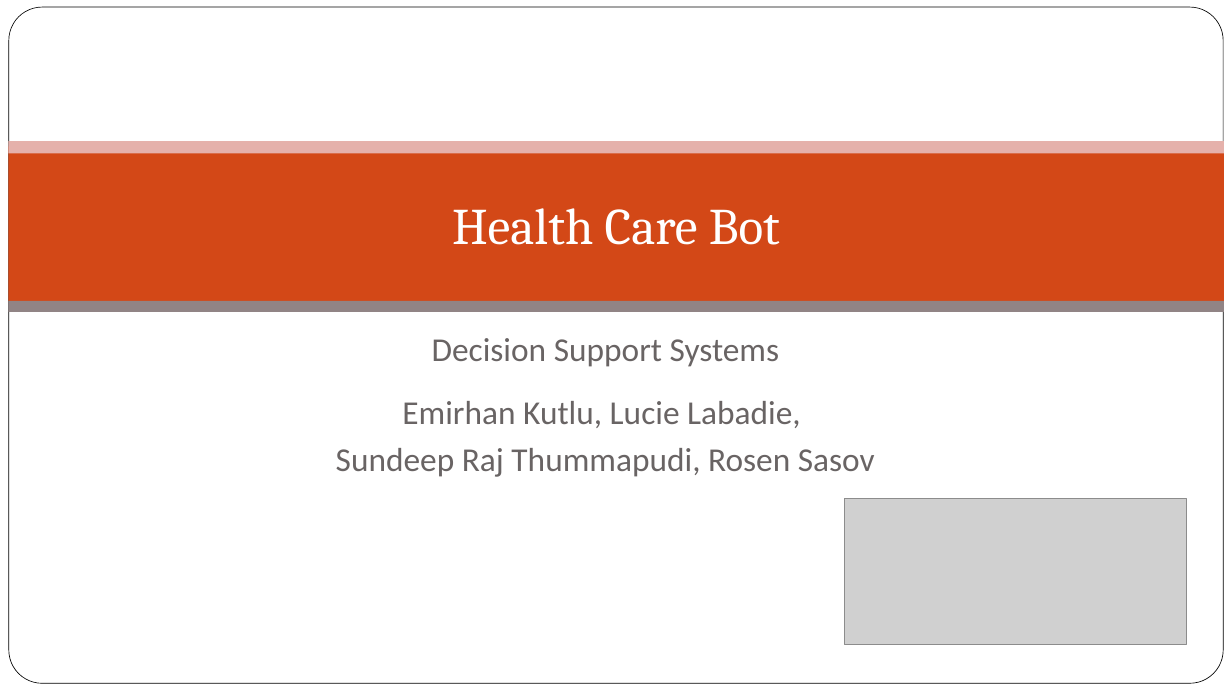
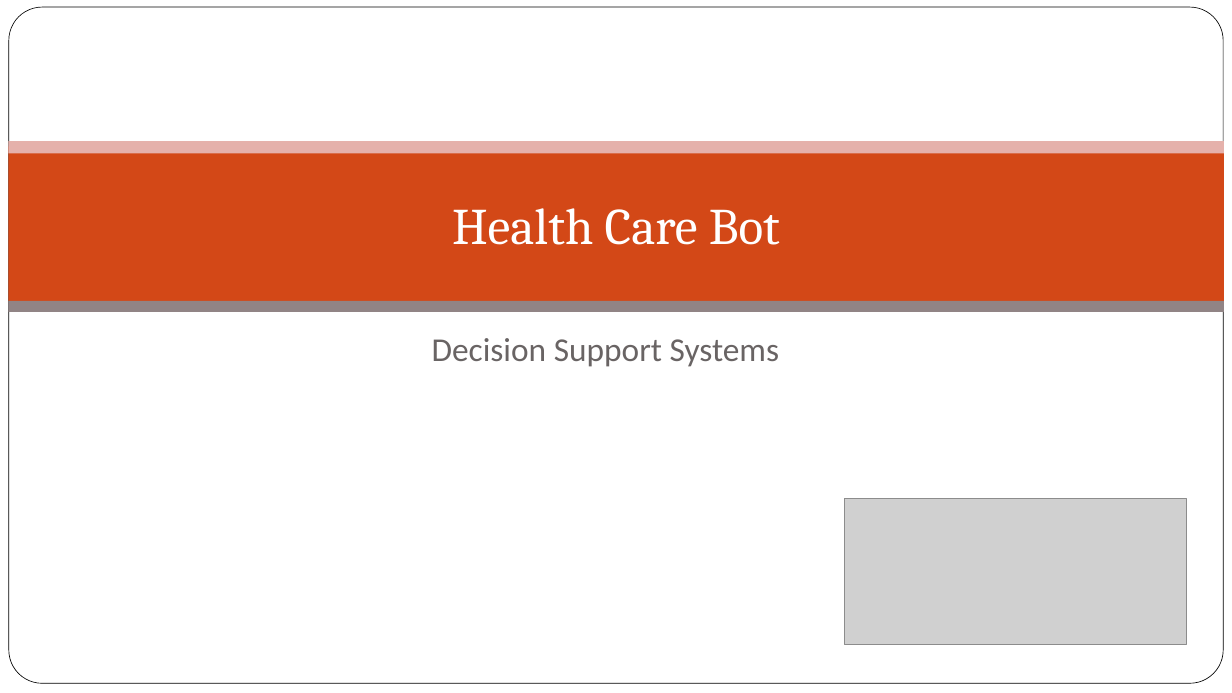
Before and after one commit to rsasov/DecisionSupportSystems, a slide deck: slide 1 of Health_Care_Bot.pptx. Drawn at 1232x693 pixels with LibreOffice and Linux fonts; fonts in the diff are those of the drawing; grey boxes stand for pictures; background and template pictures are left out. Boxes give left, top, right and bottom in pixels: in the first picture for what was removed or moved away, otherwise in the second. Text is boxed around its words. In the diff, an @@ line names an element or a change of style, - is before the commit and + after.

```diff
--- a/Health_Care_Bot.pptx
+++ b/Health_Care_Bot.pptx
@@ subtitle at box(336, 401, 875, 477): paragraphs removed @@
-Emirhan Kutlu, Lucie Labadie,
-Sundeep Raj Thummapudi, Rosen Sasov
```
Also in this commit, not shown: 2 other slides changed, 5 slides added, 1 slide removed.
